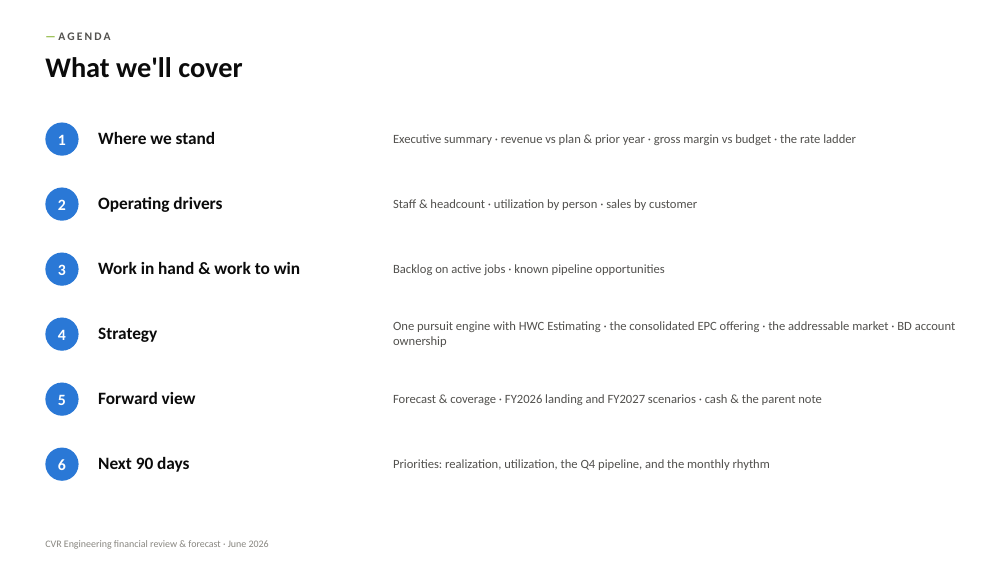
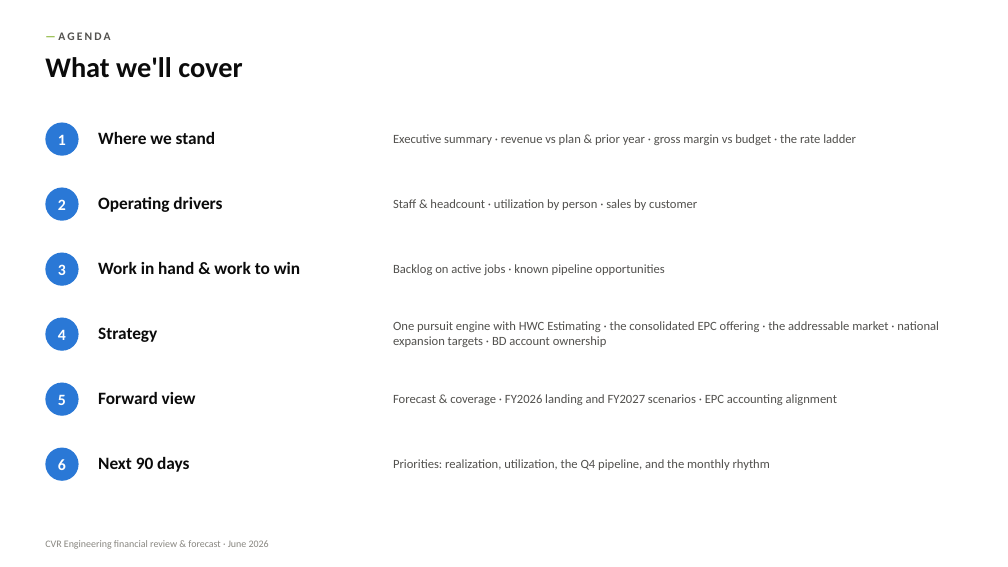
Before and after one commit to codlingjim-debug/CVR---Financial, a slide deck: slide 2 of reports/CVR_Deck_Jun2026.pptx. Drawn at 1008x567 pixels with LibreOffice and Linux fonts; fonts in the diff are those of the drawing. Boxes give left, top, right and bottom in pixels: in the first picture for what was removed or moved away, otherwise in the second. Text is boxed around its words. In the diff, an @@ line names an element or a change of style, - is before the commit and + after.

```diff
--- a/reports/CVR_Deck_Jun2026.pptx
+++ b/reports/CVR_Deck_Jun2026.pptx
@@ text at (393,321,939,347): text changed @@
-One pursuit engine with HWC Estimating · the consolidated EPC offering · the addressable market · BD account ownership
+One pursuit engine with HWC Estimating · the consolidated EPC offering · the addressable market · national expansion targets · BD account ownership
@@ text at (393,394,837,405): text changed @@
-Forecast & coverage · FY2026 landing and FY2027 scenarios · cash & the parent note
+Forecast & coverage · FY2026 landing and FY2027 scenarios · EPC accounting alignment
```
Also in this commit, not shown: 2 other slides changed, 1 slide added, 1 slide removed, 1 other file.
